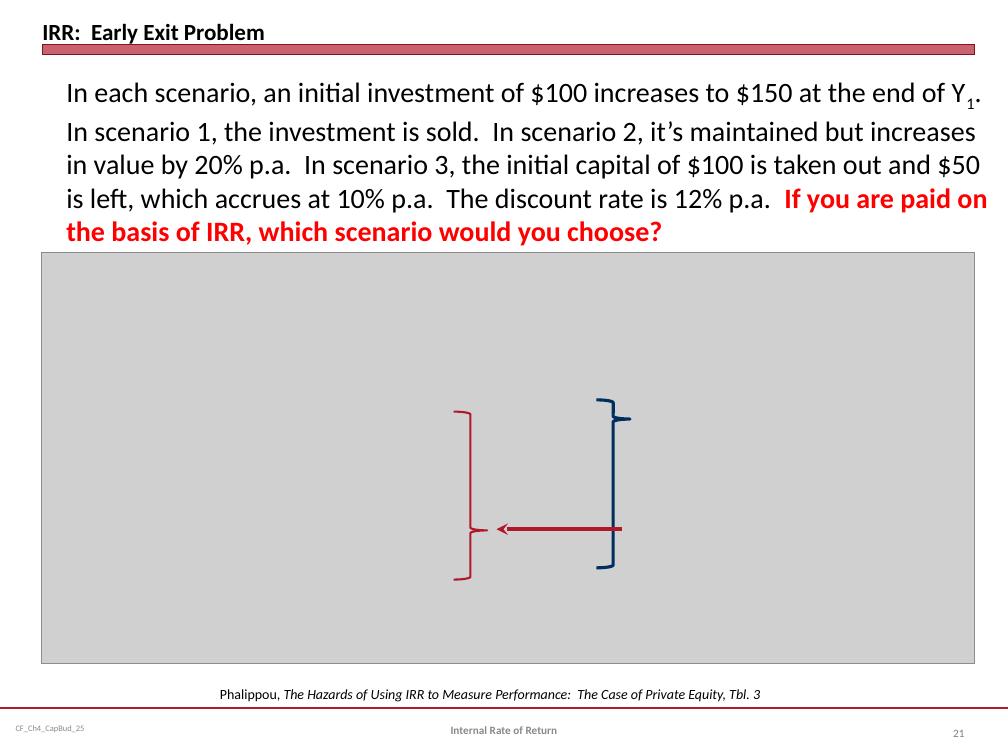
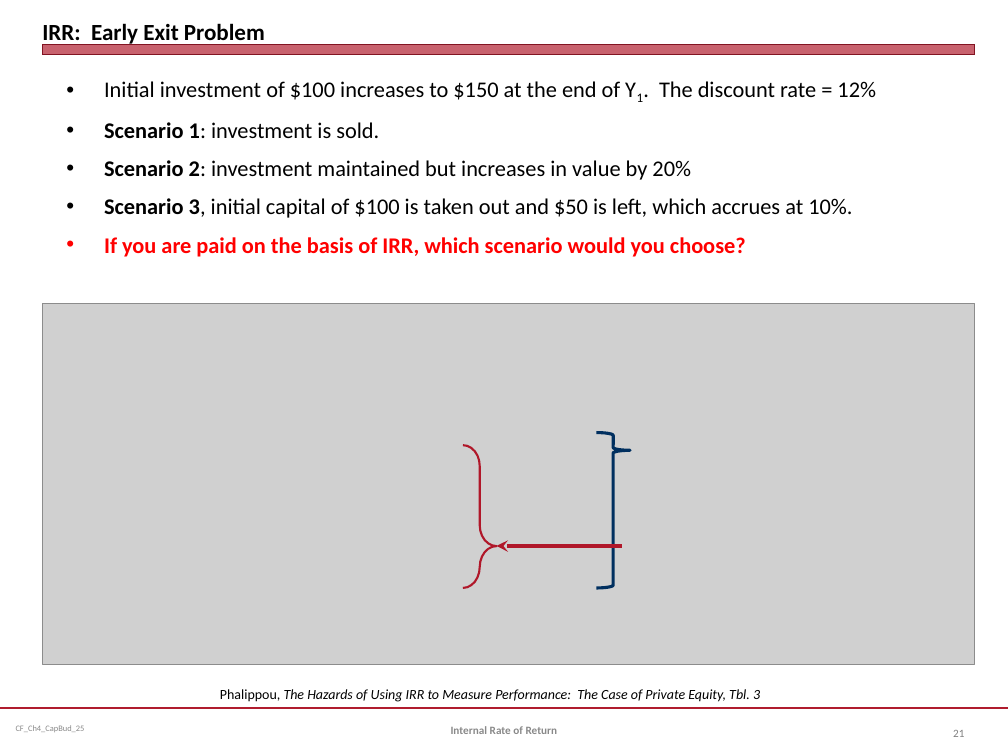
Before and after one commit to jmc877/Corporate-Finance, a slide deck: slide 21 of slides/CF_Ch4_CapBud_25.pptx. Drawn at 1008x756 pixels with LibreOffice and Linux fonts; fonts in the diff are those of the drawing; grey boxes stand for pictures. Boxes give left, top, right and bottom in pixels: in the first picture for what was removed or moved away, otherwise in the second. Text is boxed around its words. In the diff, an @@ line names an element or a change of style, - is before the commit and + after.

```diff
--- a/slides/CF_Ch4_CapBud_25.pptx
+++ b/slides/CF_Ch4_CapBud_25.pptx
@@ text at box(104, 81, 876, 257): text changed; size 20 to 16 pt @@
-In each scenario, an initial investment of $100 increases to $150 at the end of Y1. In scenario 1, the investment is sold. In scenario 2, it’s maintained but increases in value by 20% p.a. In scenario 3, the initial capital of $100 is taken out and $50 is left, which accrues at 10% p.a. The discount rate is 12% p.a. If you are paid on the basis of IRR, which scenario would you choose?
+• Initial investment of $100 increases to $150 at the end of Y1. The discount rate = 12%
+• Scenario 1: investment is sold.
+• Scenario 2: investment maintained but increases in value by 20%
+• Scenario 3, initial capital of $100 is taken out and $50 is left, which accrues at 10%.
+• If you are paid on the basis of IRR, which scenario would you choose?
@@ picture: place and size @@
-picture at box(41, 252, 974, 663)
+picture at box(42, 303, 975, 664)
@@ right brace: place and size @@
-right brace at box(454, 411, 487, 580)
+right brace at box(463, 446, 496, 589)
@@ right brace at box(463, 446, 496, 589): proportions changed @@
@@ right brace: place and size @@
-right brace at box(597, 400, 630, 569)
+right brace at box(597, 432, 630, 588)
@@ arrow moved from (497, 529) - (622, 529) to (497, 546) - (622, 546) @@
```
Also in this commit, not shown: 1 other slide changed, 9 other files.
